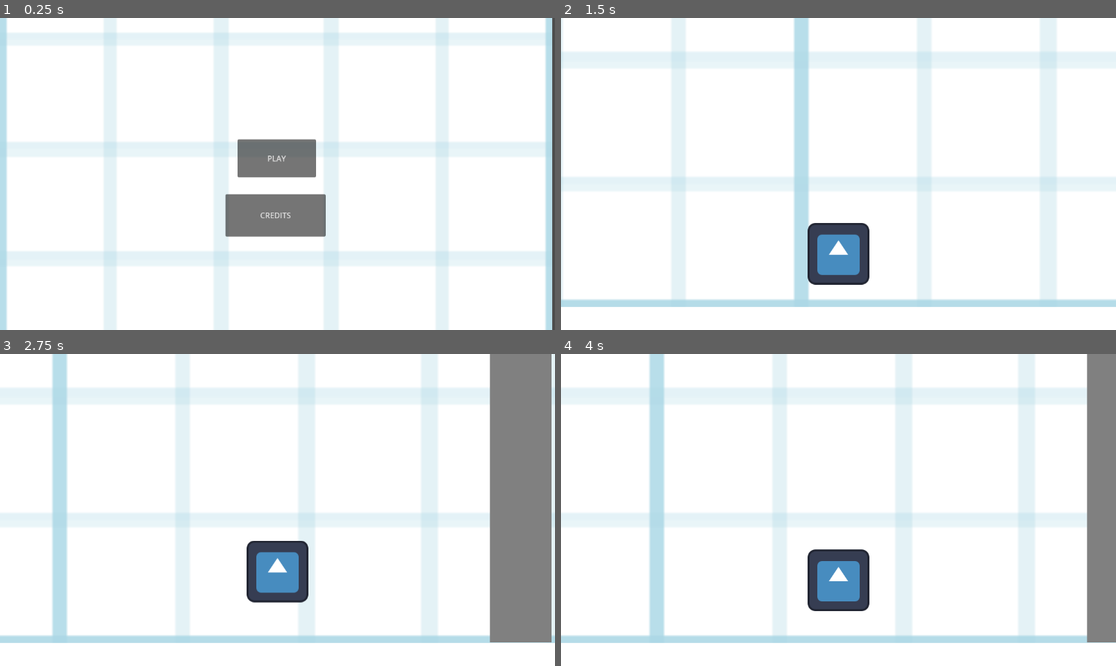
Above: before the commit, frames 1-4 (two rows, left to right).
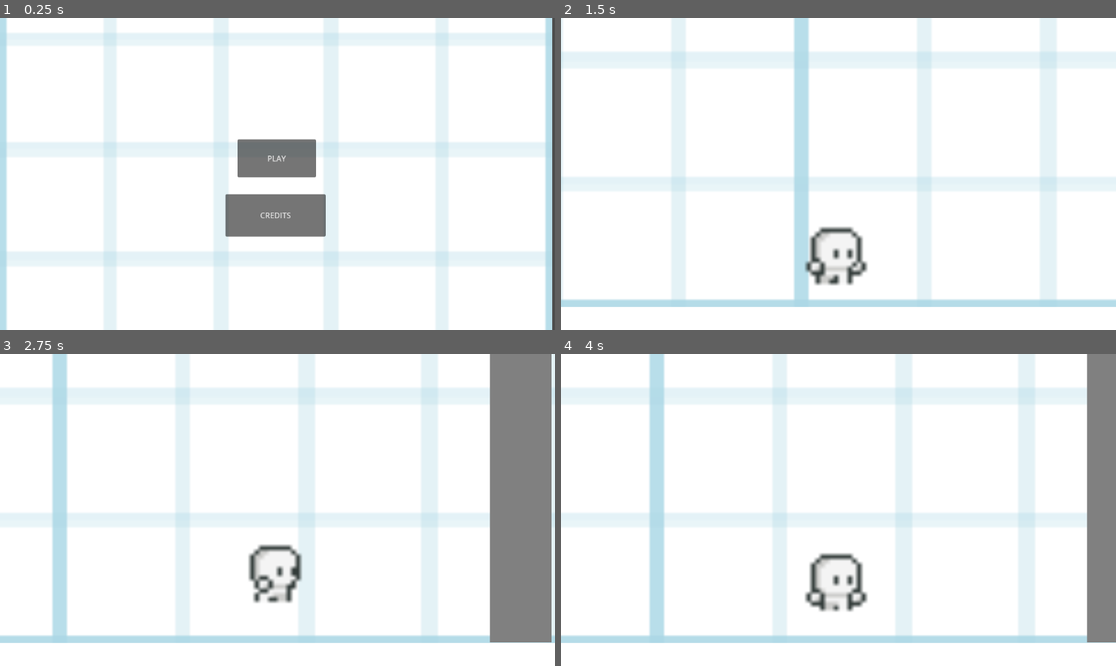
Above: after the commit, the same moments.

Repository: Mediocre-Mr-Fish/ECS179-Final-Project
Game: Godot game, scene res://menu.tscn
Two runs of this game, one before a commit and one after it. Both use one fixed random seed, a clock stepped at 60 frames per second and the inputs below. The engine's default icon, where the game draws it, is replaced by a stand-in: a white triangle on a blue panel in a dark square.
Inputs:
- Up to frame 1 (0.25 s): no input
- Up to frame 2 (1.5 s): click "PLAY" at 0.5 s; hold D (right) from 1.28 s (still down); tap W (up) at 1.35 s
- Up to frame 3 (2.75 s): keep holding D (right); tap W (up) at 1.52, 1.82, 2.27, 2.3, 2.57 s; tap Shift (gimick1) at 2.1 s
- Up to frame 4 (4 s): release D (right) at 2.78 s; hold A (left) 2.78-3.53 s; tap W (up) at 2.85, 3.77, 3.8 s; hold D (right) from 3.53 s (still down); tap Shift (gimick1) at 3.6 s

The runs differ from the first frame. In frame 2, 2.1% of the frame differs, in the area x 43-56%, y 65-86%; in frame 3, 2.1%, in the area x 44-56%, y 59-80%; in frame 4, 2.1%.

Commit message:
sprites and animations

Diff:
--- a/puzzle-platformer-game-jam/Player.tscn
+++ b/puzzle-platformer-game-jam/Player.tscn
@@ -1,7 +1,7 @@
-[gd_scene load_steps=6 format=3 uid="uid://ku11hnyxpgxp"]
+[gd_scene load_steps=11 format=3 uid="uid://ku11hnyxpgxp"]
 
-[ext_resource type="Texture2D" uid="uid://dfx60wxux6jx8" path="res://icon.svg" id="1_f50pn"]
 [ext_resource type="Script" uid="uid://cnif7fgpw4n3x" path="res://player_controller.gd" id="1_ij6vw"]
+[ext_resource type="Texture2D" uid="uid://bflqer4bi6clt" path="res://sprites/character_spritesheet.png" id="2_kne1u"]
 [ext_resource type="Script" uid="uid://b5hf8j1tluq3w" path="res://touch_hit_box.gd" id="3_kne1u"]
 
 [sub_resource type="RectangleShape2D" id="RectangleShape2D_ij6vw"]
@@ -10,11 +10,85 @@
 [sub_resource type="RectangleShape2D" id="RectangleShape2D_kpjcp"]
 size = Vector2(132, 132)
 
+[sub_resource type="Animation" id="Animation_e80uo"]
+length = 0.001
+tracks/0/type = "value"
+tracks/0/imported = false
+tracks/0/enabled = true
+tracks/0/path = NodePath("Sprite2D:frame")
+tracks/0/interp = 1
+tracks/0/loop_wrap = true
+tracks/0/keys = {
+"times": PackedFloat32Array(0),
+"transitions": PackedFloat32Array(1),
+"update": 1,
+"values": [8]
+}
+
+[sub_resource type="Animation" id="Animation_kne1u"]
+resource_name = "idle"
+length = 0.8
+tracks/0/type = "value"
+tracks/0/imported = false
+tracks/0/enabled = true
+tracks/0/path = NodePath("Sprite2D:frame")
+tracks/0/interp = 1
+tracks/0/loop_wrap = true
+tracks/0/keys = {
+"times": PackedFloat32Array(0.06666668, 0.23333333, 0.43333334, 0.6666667),
+"transitions": PackedFloat32Array(1, 1, 1, 1),
+"update": 1,
+"values": [8, 9, 10, 11]
+}
+
+[sub_resource type="Animation" id="Animation_tdg3f"]
+resource_name = "jump"
+tracks/0/type = "value"
+tracks/0/imported = false
+tracks/0/enabled = true
+tracks/0/path = NodePath("Sprite2D:frame")
+tracks/0/interp = 1
+tracks/0/loop_wrap = true
+tracks/0/keys = {
+"times": PackedFloat32Array(0, 0.13333336, 0.26666668, 0.39999998, 0.5, 0.6333333, 0.73333335, 0.9),
+"transitions": PackedFloat32Array(1, 1, 1, 1, 1, 1, 1, 1),
+"update": 1,
+"values": [12, 13, 14, 15, 16, 16, 17, 17]
+}
+
+[sub_resource type="Animation" id="Animation_cxr5p"]
+resource_name = "walk"
+length = 0.9
+tracks/0/type = "value"
+tracks/0/imported = false
+tracks/0/enabled = true
+tracks/0/path = NodePath("Sprite2D:frame")
+tracks/0/interp = 1
+tracks/0/loop_wrap = true
+tracks/0/keys = {
+"times": PackedFloat32Array(0.033333335, 0.100000024, 0.20000003, 0.30000004, 0.43333337, 0.5333333, 0.6333333, 0.73333335),
+"transitions": PackedFloat32Array(1, 1, 1, 1, 1, 1, 1, 1),
+"update": 1,
+"values": [0, 1, 2, 3, 5, 4, 6, 7]
+}
+
+[sub_resource type="AnimationLibrary" id="AnimationLibrary_e80uo"]
+_data = {
+&"RESET": SubResource("Animation_e80uo"),
+&"idle": SubResource("Animation_kne1u"),
+&"jump": SubResource("Animation_tdg3f"),
+&"walk": SubResource("Animation_cxr5p")
+}
+
 [node name="CharacterBody2D" type="CharacterBody2D"]
 script = ExtResource("1_ij6vw")
 
 [node name="Sprite2D" type="Sprite2D" parent="."]
-texture = ExtResource("1_f50pn")
+scale = Vector2(9.512501, 8.89375)
+texture = ExtResource("2_kne1u")
+hframes = 6
+vframes = 3
+frame = 8
 
 [node name="CollisionShape2D" type="CollisionShape2D" parent="."]
 visible = false
@@ -25,3 +99,8 @@
 
 [node name="CollisionShape2D" type="CollisionShape2D" parent="TouchHitBox"]
 shape = SubResource("RectangleShape2D_kpjcp")
+
+[node name="AnimationPlayer" type="AnimationPlayer" parent="."]
+libraries = {
+&"": SubResource("AnimationLibrary_e80uo")
+}
--- a/puzzle-platformer-game-jam/player_controller.gd
+++ b/puzzle-platformer-game-jam/player_controller.gd
@@ -4,6 +4,8 @@
 
 const SPEED = 300.0
 const JUMP_VELOCITY = -400.0
+
+@onready var anim_player = $AnimationPlayer
 
 
 func _physics_process(delta: float) -> void:
@@ -14,13 +16,24 @@
 	# Handle jump.
 	if Input.is_action_just_pressed("up") and is_on_floor():
 		velocity.y = JUMP_VELOCITY
+		anim_player.play("jump")
 
 	# Get the input direction and handle the movement/deceleration.
 	# As good practice, you should replace UI actions with custom gameplay actions.
 	var direction := Input.get_axis("left", "right")
 	if direction:
 		velocity.x = direction * SPEED
+		if direction == -1:
+			$Sprite2D.flip_h = true
+			scale.y == -1.0
+		#rotation_degrees = 0.0
+		#rotation_degrees = 180.0
+		else:
+			$Sprite2D.flip_h = false
+			scale.y = 1.0
+		anim_player.play("walk")
 	else:
 		velocity.x = move_toward(velocity.x, 0, SPEED)
+		anim_player.play("idle")
 
 	move_and_slide()
--- a/puzzle-platformer-game-jam/project.godot
+++ b/puzzle-platformer-game-jam/project.godot
@@ -46,3 +46,4 @@
 
 renderer/rendering_method="gl_compatibility"
 renderer/rendering_method.mobile="gl_compatibility"
+2d/snap/snap_2d_transforms_to_pixel=true
Binary file added: puzzle-platformer-game-jam/sprites/character_spritesheet.png
Not shown, added: puzzle-platformer-game-jam/sprites/character_spritesheet.png.import
